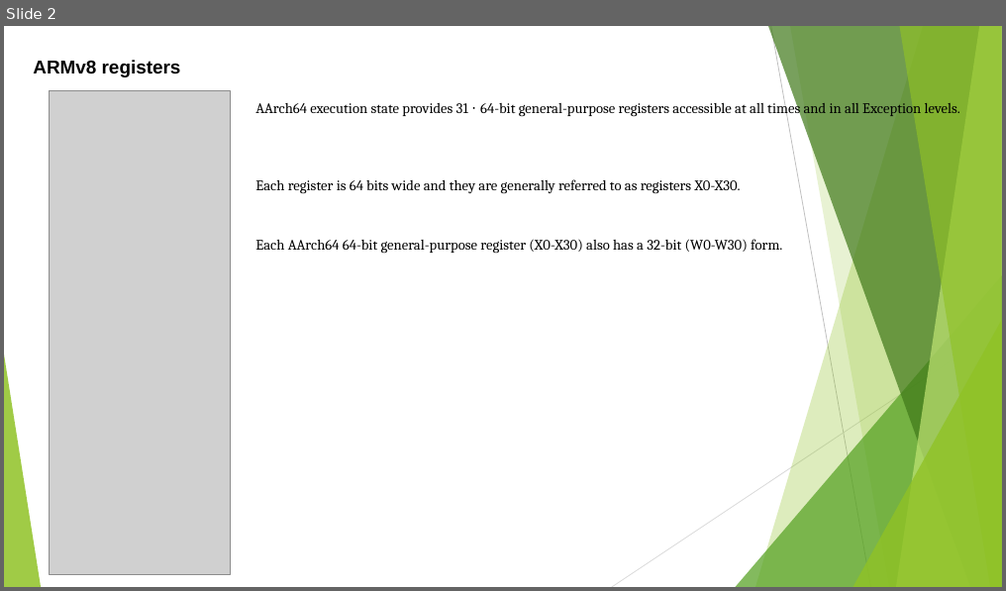
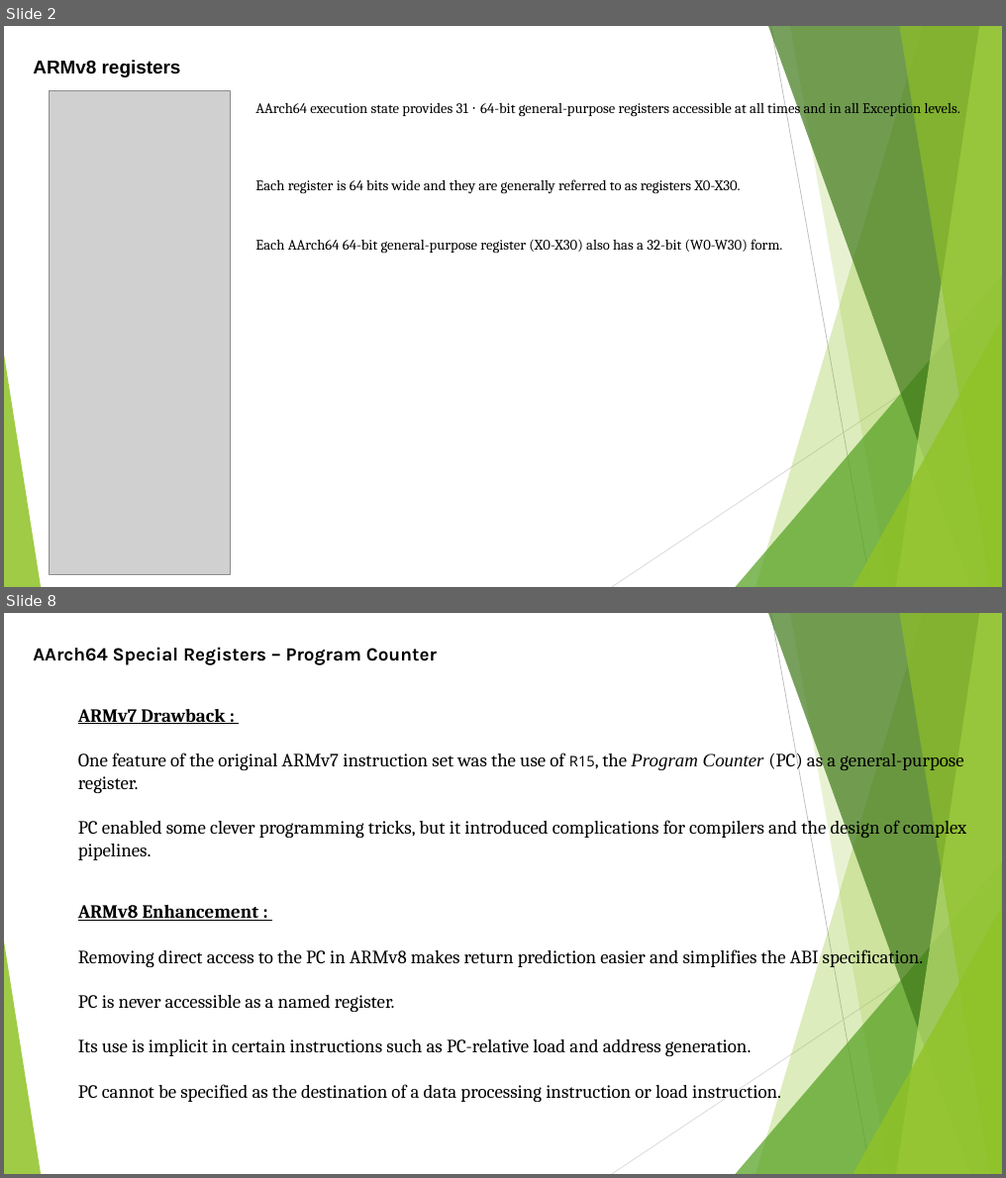
Before and after one commit to softwaresunleashed/ebook_writing, a slide deck: Presentations/ARM_PPTs/Ch4_ARMv8_Registers.pptx. Shown one above the other, each under a label of ours: slide 2 before the commit, slides 2 and 8 after it; the slides between them are not shown. The pictures are 1006x591 and 1006x1178 pixels, drawn with LibreOffice and Linux fonts; fonts in the diff are those of the drawing; grey boxes stand for pictures. Boxes give left, top, right and bottom in pixels: in the first picture for what was removed or moved away, otherwise in the second. Text is boxed around its words. In the diff, an @@ line names an element or a change of style, - is before the commit and + after.

```diff
--- a/Presentations/ARM_PPTs/Ch4_ARMv8_Registers.pptx
+++ b/Presentations/ARM_PPTs/Ch4_ARMv8_Registers.pptx
@@ slide 8 added at box(4, 613, 1002, 1174), background #FFFFFF; not listed: 10 template elements that a slide beside it also shows @@
@@ text added at box(33, 647, 437, 665), 18 pt, text #000000, bold @@
+AArch64 Special Registers – Program Counter
@@ text added at box(78, 709, 967, 861), 18 pt, text #000000 @@
+ARMv7 Drawback :
+One feature of the original ARMv7 instruction set was the use of R15, the Program Counter (PC) as a general-purpose register.
+PC enabled some clever programming tricks, but it introduced complications for compilers and the design of complex pipelines.
@@ text added at box(78, 905, 924, 1103), 18 pt, text #000000 @@
+ARMv8 Enhancement :
+Removing direct access to the PC in ARMv8 makes return prediction easier and simplifies the ABI specification.
+PC is never accessible as a named register.
+Its use is implicit in certain instructions such as PC-relative load and address generation.
+PC cannot be specified as the destination of a data processing instruction or load instruction.
```
Also in this commit, not shown: 1 slide changed, 14 other slides added, 1 slide removed.
